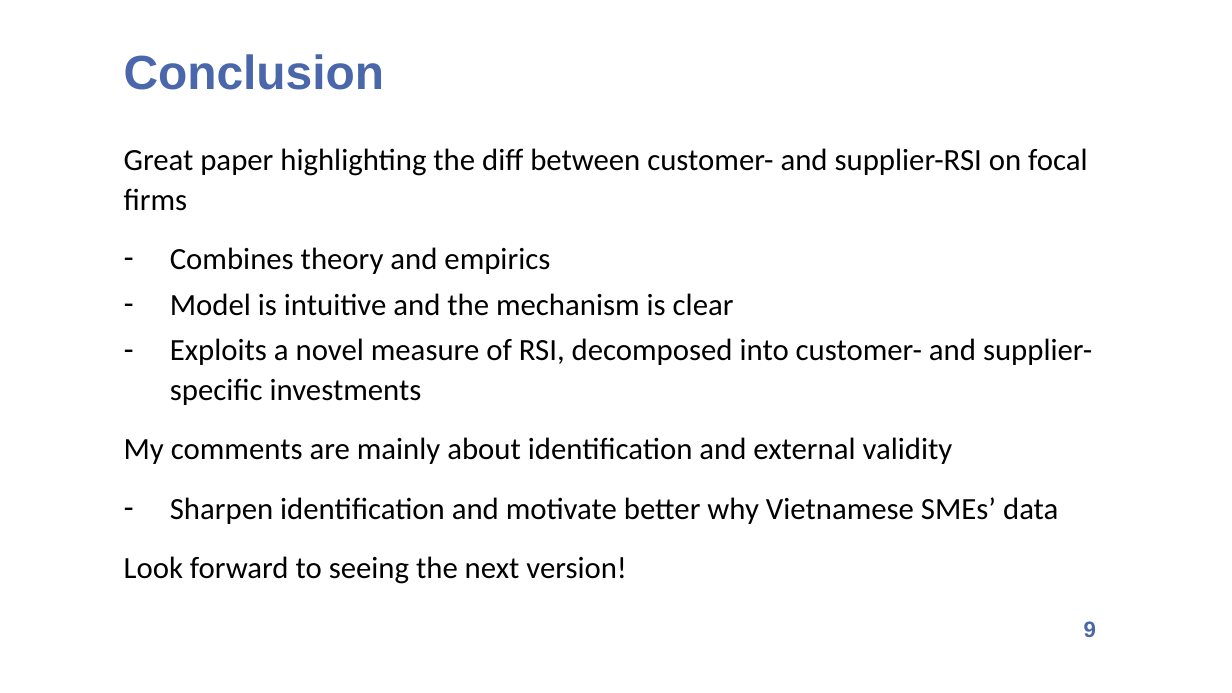
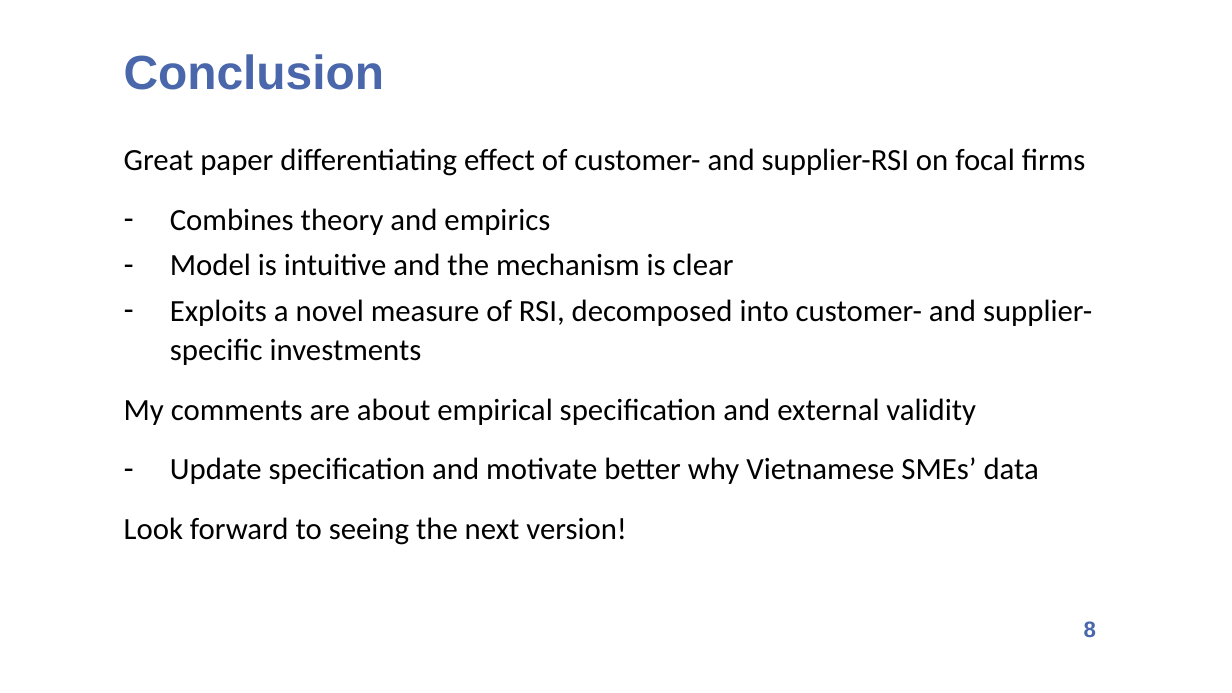
Before and after one commit to d0nghyunkang/d0nghyunkang.github.io, a slide deck: slide 8 of files/Discussion_David_8mins.pptx (slide 9 before the commit). Drawn at 1232x693 pixels with LibreOffice and Linux fonts; fonts in the diff are those of the drawing; background and template pictures are left out. Boxes give left, top, right and bottom in pixels: in the first picture for what was removed or moved away, otherwise in the second. Text is boxed around its words. In the diff, an @@ line names an element or a change of style, - is before the commit and + after.

```diff
--- a/files/Discussion_David_8mins.pptx
+++ b/files/Discussion_David_8mins.pptx
@@ text at bbox=[124, 148, 1086, 176]: text changed @@
-Great paper highlighting the diff between customer- and supplier-RSI on focal firms
+Great paper differentiating effect of customer- and supplier-RSI on focal firms
@@ text at bbox=[124, 398, 1039, 484]: text changed @@
-My comments are mainly about identification and external validity
-– Sharpen identification and motivate better why Vietnamese SMEs’ data
+My comments are about empirical specification and external validity
+– Update specification and motivate better why Vietnamese SMEs’ data
@@ page number at bbox=[1084, 621, 1096, 637]: text changed @@
-9
+8
```
Also in this commit, not shown: 2 other slides changed, 1 slide removed.
